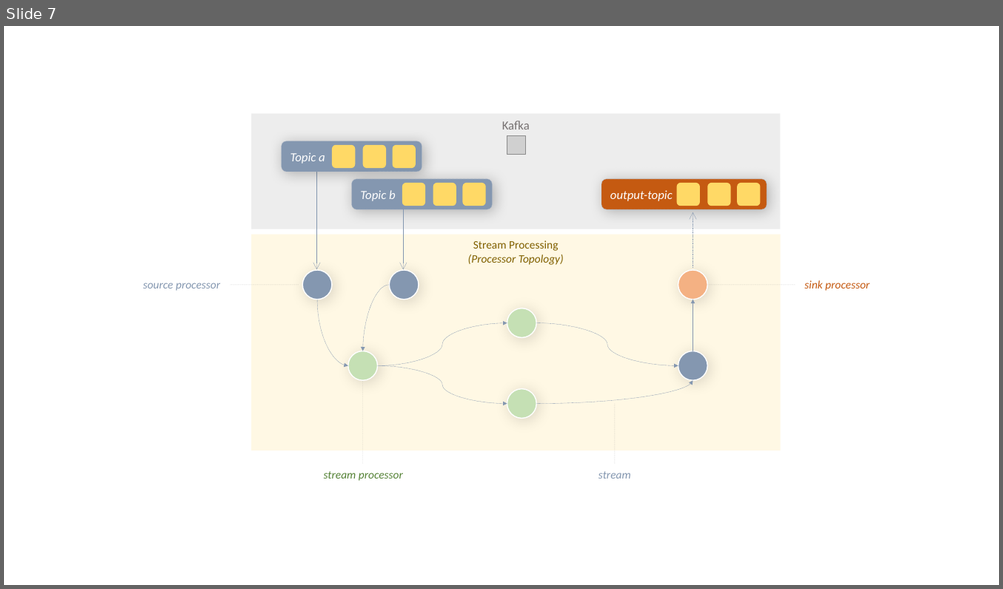
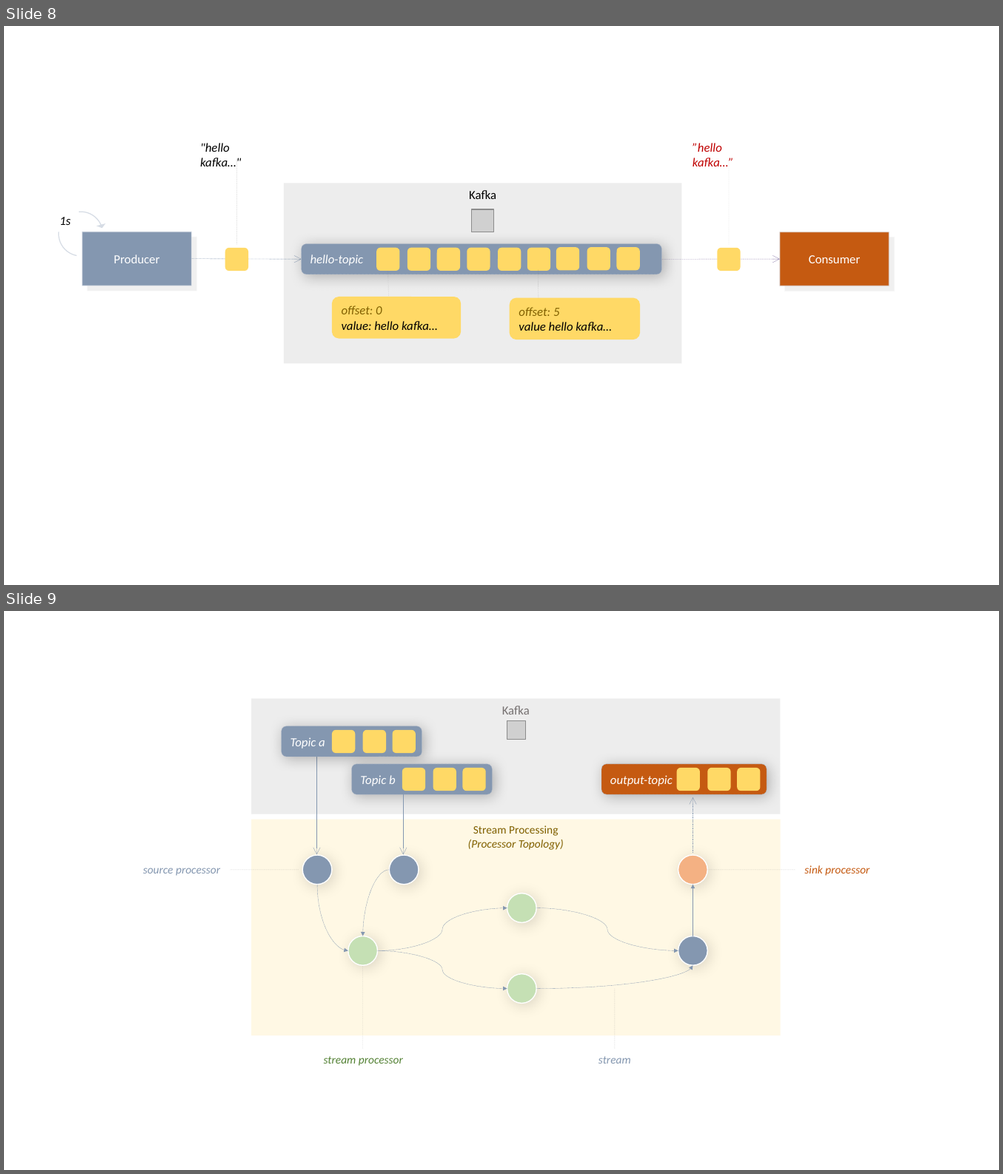
Before and after one commit to thecodemonkey/kafka-microservices, a slide deck: docs/kafka.pptx. Shown one above the other, each under a label of ours: slide 7 before the commit, slides 8 and 9 after it. The pictures are 1003x589 and 1003x1174 pixels, drawn with LibreOffice and Linux fonts; fonts in the diff are those of the drawing; grey boxes stand for pictures. Boxes give left, top, right and bottom in pixels: in the first picture for what was removed or moved away, otherwise in the second. Text is boxed around its words. In the diff, an @@ line names an element or a change of style, - is before the commit and + after.

```diff
--- a/docs/kafka.pptx
+++ b/docs/kafka.pptx
@@ slide 8 added at <box>4,26,999,585</box>, background #FFFFFF @@
@@ text added at <box>200,143,241,167</box>, 12 pt, text #000000, italic @@
+"hello kafka…"
@@ line added from (237, 158) to (237, 244), #808080 0.25 pt dashed @@
@@ text added at <box>692,143,734,167</box>, 12 pt, text #C00000, italic @@
+”hello kafka…”
@@ line added from (728, 158) to (728, 244), #808080 0.25 pt dashed @@
@@ circular arrow added at <box>48,202,113,266</box>, fill #D6DCE5 @@
@@ rectangle added at <box>284,184,681,364</box>, fill #EDEDED, 12 pt, text #000000 @@
+Kafka
@@ text added at <box>60,217,71,225</box>, 12 pt, text #000000, italic @@
+1s
@@ picture added at <box>471,210,493,232</box> @@
@@ rectangle added at <box>82,232,191,286</box>, fill #8497B0, outline #D6DCE5 1 pt, 12 pt, text #FFFFFF @@
+Producer
@@ rounded rectangle added at <box>225,247,248,271</box>, fill #FFD966 @@
@@ rounded rectangle added at <box>301,244,661,275</box>, fill #8497B0, outline #ADB9CA 0.25 pt dashed, 12 pt, text #FFFFFF, italic @@
+hello-topic
@@ rounded rectangle added at <box>376,247,399,271</box>, fill #FFD966 @@
@@ rounded rectangle added at <box>407,247,431,271</box>, fill #FFD966 @@
@@ rounded rectangle added at <box>437,247,460,271</box>, fill #FFD966 @@
@@ rounded rectangle added at <box>466,247,489,271</box>, fill #FFD966 @@
@@ rounded rectangle added at <box>498,247,521,271</box>, fill #FFD966 @@
@@ rounded rectangle added at <box>527,247,550,271</box>, fill #FFD966 @@
@@ rounded rectangle added at <box>556,247,579,271</box>, fill #FFD966 @@
@@ rounded rectangle added at <box>586,247,610,271</box>, fill #FFD966 @@
@@ rounded rectangle added at <box>617,247,640,271</box>, fill #FFD966 @@
@@ rounded rectangle added at <box>717,247,740,271</box>, fill #FFD966 @@
@@ rectangle added at <box>780,232,889,286</box>, fill #C55A11, outline #D6DCE5 1 pt, 12 pt, text #FFFFFF @@
+Consumer
@@ arrow added from (191, 259) to (301, 260), #8497B0 0.25 pt dashed @@
@@ arrow added from (661, 260) to (780, 260), #9585B1 0.25 pt dashed @@
@@ line added from (388, 271) to (388, 311), #808080 0.25 pt dashed @@
@@ line added from (538, 270) to (538, 309), #808080 0.25 pt dashed @@
@@ rounded rectangle added at <box>332,297,461,338</box>, fill #FFD966, 12 pt, text #000000, italic @@
+offset: 0
+value: hello kafka…
@@ rounded rectangle added at <box>509,298,640,340</box>, fill #FFD966, 12 pt, text #000000, italic @@
+offset: 5
+value hello kafka…
@@ what was slide 7 is now slide 9 @@
```
Also in this commit, not shown: 1 other slide added, 41 other files.
